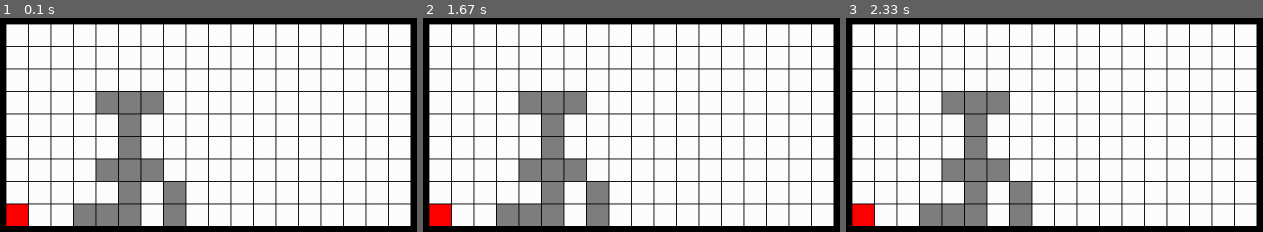
Above: before the commit, frames 1-3 (left to right).
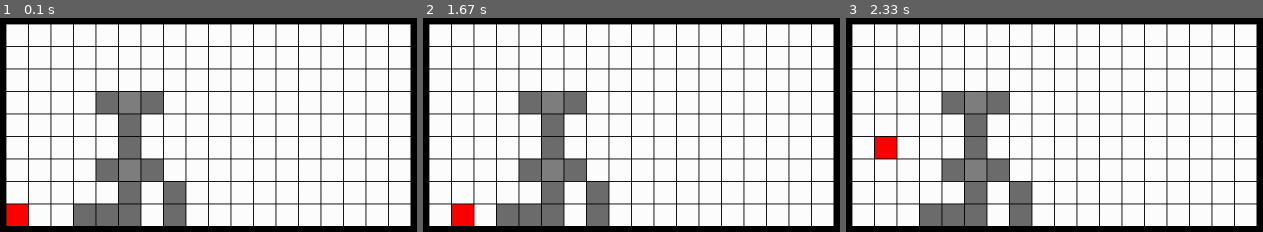
Above: after the commit, the same moments.

Repository: KirbyG/np-gravity-arcade
Game: pygame game, started from np-gravity.py
Same seed, same stepped clock (60 frames per second), same inputs: the game is played once before the commit and once after it.
Inputs:
- Up to frame 1 (0.1 s): no input
- Up to frame 2 (1.67 s): hold Space 0.33-0.8 s; hold Right 0.33-0.8 s; hold Up from 1.33 s (still down)
- Up to frame 3 (2.33 s): release Up at 1.8 s

The runs differ from the first frame. In frame 2, 1.1% of the frame differs, in the area x 1-13%, y 86-98%; in frame 3, 1.1%.

Commit message:
megalit mechanics first pass (glitchy)

Diff:
--- a/common_constants.py
+++ b/common_constants.py
@@ -17,7 +17,9 @@
           'support': (255, 255, 255),
           'air': (255, 255, 255),
           'slab': (128, 128, 128),
-          'border': (0, 0, 0)
+          'border': (0, 0, 0),
+          'tip':  (110,  110, 110),
+          'gripped': (50, 50, 50)
         }
 
 class Vector:
@@ -39,6 +41,14 @@
 
     def __add__(self, other):
         return Vector(self.x + other.x, self.y + other.y)
+
+    def __iadd__(self, other):
+          self.x += other.x
+          self.y += other.y
+          return self
+
+    def __eq__(self, other):
+          return self.x == other.x and self.y == other.y
 
     # aliasing for convenient matrix access use cases
     def __getattr__(self, name):
@@ -80,3 +90,9 @@
             self.grid[int(key.row)][int(key.col)] = value
         else:
             self.grid[key] = value
+
+left = Vector(LEFT[1],  LEFT[0])
+right = Vector(RIGHT[1], RIGHT[0])
+up = Vector(UP[1], UP[0])
+down = Vector(DOWN[1], DOWN[0])
+zero = Vector(ZERO[1], ZERO[0])
--- a/game.py
+++ b/game.py
@@ -48,4 +48,6 @@
     def __init__(self, pos):
         self.row = pos[0]
         self.col = pos[1]
+        self.pos = Vector(pos[1], pos[0])
         self.color = (255, 0, 0)  # red
+        self.gripping = Vector(0, 0)
--- a/megalit.py
+++ b/megalit.py
@@ -1,7 +1,9 @@
 import builtins
 from game import Game, Block, Player
-from common_constants import UP, Vector, Grid
+from common_constants import LEFT, RIGHT, UP, DOWN, ZERO, left, right, up, down, zero, Vector, Grid
 from math import sqrt
+
+
 
 # Megalit was developed by the ASCII Corporation for the Gameboy
 class Megalit(Game):
@@ -13,12 +15,12 @@
 
     def build_slab(self, grid, origin, extent):
         step = extent.normalize()
-        grid[origin] = Block('slab', connections=[step])
+        grid[origin] = Block('tip', connections=[step])
         for offset in range(1, int(extent.magnitude) - 1):
             position = origin + (offset * step)
             grid[position] = Block('slab', connections=[step, -1 * step])
         end = origin + ((extent.magnitude - 1) * step)
-        grid[end] = Block('slab', connections=[-1 * step])
+        grid[end] = Block('tip', connections=[-1 * step])
 
     def reduce(self, puzzle):
         # for now, just build a static level to test game mechanics
@@ -40,5 +42,95 @@
         self.player = Player([1, 1])
         return grid
 
+    # returns a list of vectors
+    def reconstruct_slab(self, tip):
+        if self.grid[tip].type == 'air':
+            return None
+        slab = [tip]
+        prop_dir = self.grid[tip].connections[0]
+        while self.grid[slab[-1] + prop_dir].type != 'tip':
+            slab.append(slab[-1] + prop_dir)
+        return slab
+
+    def supported(self, slab):
+        if slab:
+            if self.grid[slab[0]].connections[0].x:
+                supported = False
+                for elem in slab:
+                    if self.grid[elem + down].type != 'air':
+                        supported = True
+                return supported
+            return self.grid[slab[0] + down].type != 'air'
+        return True
+
+    # recursive
+    def slab_fall(self, slab):
+        break_pass = True
+        while not self.supported(slab):
+            for elem in slab:
+                self.grid[elem + down].type = self.grid[elem].type
+                self.grid[elem].type = 'air'
+            if break_pass:
+                break_pass = False
+                for elem in slab:
+                    candidate_slab = self.reconstruct_slab(elem + up)
+                    if not self.supported(candidate_slab):
+                        self.slab_fall(candidate_slab)
+            slab = [elem + down for elem in slab]
+
+    def push(self, force):
+        slab = self.reconstruct_slab(self.player.pos)
+        self.slab_fall(slab)
+        if self.grid[self.player.pos].type in ('slab', 'tip'):
+            self.complete = True
+
+    def player_fall(self):
+        while self.grid[self.player.pos + down].type == 'air':
+            self.player.pos += down
+
     def update(self, vector):
-        force = Vector(vector[0], vector[1])
+        print('updating')
+        force = Vector(vector[1], vector[0])
+        pos: Vector = self.player.pos
+
+        if force.magnitude == 0:
+            print('grip command')
+            if self.grid[pos + left].type == 'tip':
+                self.grid[pos + left].type = 'gripped'
+                self.player.gripping = left
+            elif self.grid[pos + left].type == 'gripped':
+                self.grid[pos + left].type = zero
+            elif self.grid[pos + right].type == 'tip':
+                self.grid[pos + right].type = 'gripped'
+                self.player.gripping = right
+            elif self.grid[pos + right].type == 'gripped':
+                self.grid[pos + right].type = 'tip'
+                self.player.gripping = zero
+        else:
+            if force == down and self.grid[pos + down].type == 'air':
+                self.player_fall()
+            if force == up and self.grid[pos + down].type != 'air':
+                count = 0
+                while self.grid[pos + up].type == 'air' and count < 3:
+                    pos += up
+                    count += 1
+            if force == left or force == right:
+                antiforce = -1 * force
+                if self.player.gripping == force:
+                    pos += force
+                    self.push(force)
+                elif self.player.gripping == antiforce:
+                    if self.grid[pos + force + down].type == 'air':
+                        self.player.gripping = zero
+                        pos += force
+                        self.player_fall()
+                    else:
+                        self.push(force)
+                        pos += force
+                else:
+                    if self.grid[pos + force].type == 'air':
+                        pos += force
+                    self.player_fall()
+
+        self.altered_rows = [0, self.num_rows - 1]
+        self.altered_cols = [0, self.num_cols - 1]
--- a/np-gravity.py
+++ b/np-gravity.py
@@ -3,7 +3,7 @@
 from puzzle import Puzzle, DEFAULT_3SAT
 from popils import Popils
 from megalit import Megalit
-from common_constants import LEFT, RIGHT, DOWN, UP, VARS_PER_CLAUSE
+from common_constants import LEFT, RIGHT, DOWN, UP, VARS_PER_CLAUSE, ZERO
 
 # Measured in px
 WINDOW_WIDTH = 500
@@ -62,7 +62,7 @@
 
     # draw player
     rectangles.append(pygame.draw.rect(screen, game.player.color,
-                      grid_to_px(game.player.row, game.player.col)))
+                      grid_to_px(game.player.pos.row, game.player.pos.col)))
 
     pygame.display.update(rectangles)  # update the changed areas
     # reset bounds to indicate drawing is complete
@@ -117,6 +117,8 @@
                     game.update(UP)
                 elif event.key == pygame.K_DOWN:
                     game.update(DOWN)
+                elif event.key == pygame.K_SPACE:
+                    game.update(ZERO)
     # iterate game display with framerate capped at 15 FPS
     draw(screen, game)
     clock.tick(15)
Not shown, changed: README.md
